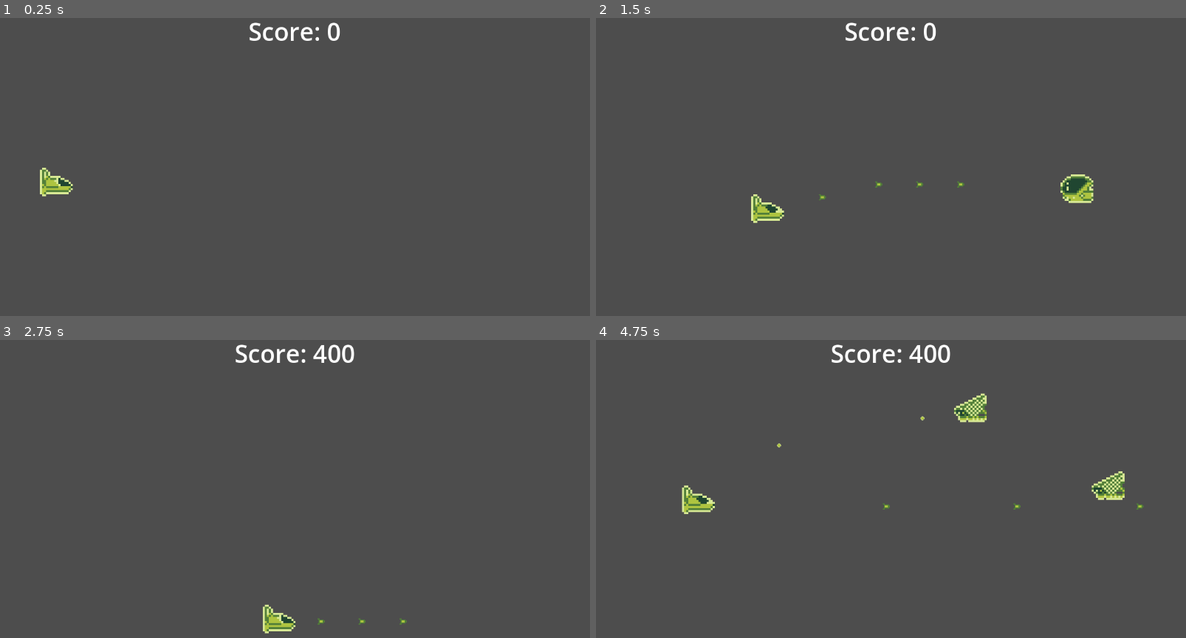
Above: before the commit, frames 1-4 (two rows, left to right).
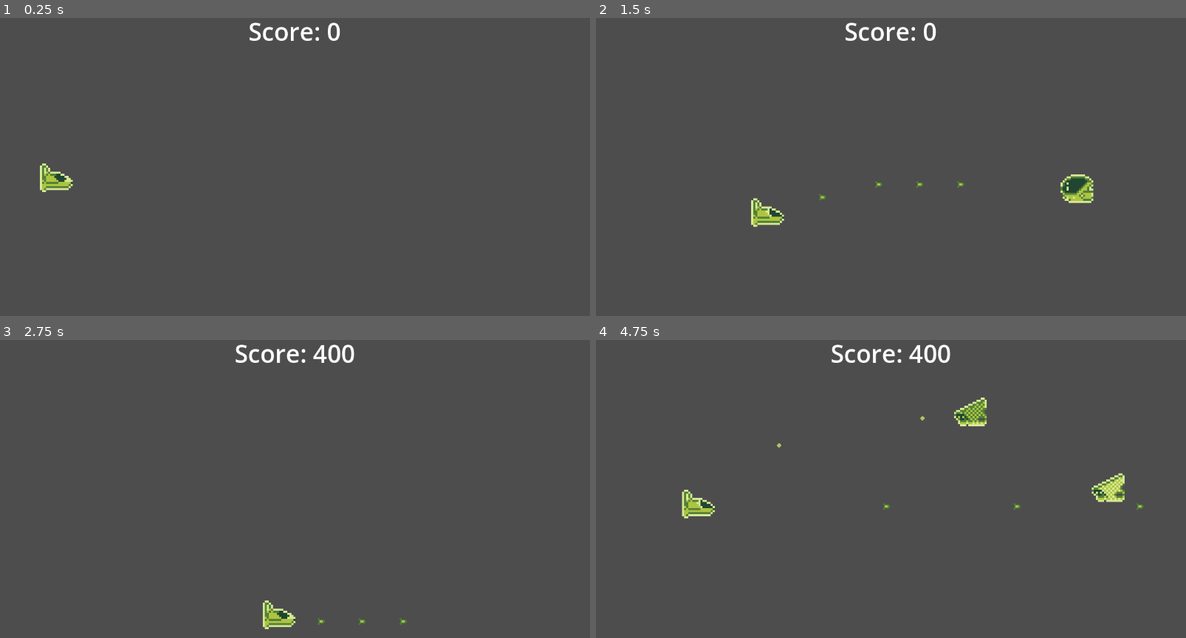
Above: after the commit, the same moments.

Repository: perimeterr/dds-shmup
Game: Godot game, scene res://scenes/game.tscn
Two runs of this game, one before a commit and one after it. Both use one fixed random seed, a clock stepped at 60 frames per second and the inputs below.
Inputs:
- Up to frame 1 (0.25 s): no input
- Up to frame 2 (1.5 s): hold D (right) 0.53-1.28 s; hold Space (shoot) 0.53-1.28 s; hold S (down) from 1.28 s (still down); tap Space (shoot) at 1.35 s
- Up to frame 3 (2.75 s): release S (down) at 2.03 s; hold D (right) from 2.03 s (still down); hold Space (shoot) from 2.03 s (still down)
- Up to frame 4 (4.75 s): release D (right) at 2.78 s; release Space (shoot) at 2.78 s; hold W (up) 2.78-3.53 s; tap Space (shoot) at 2.85, 4.35 s; hold Space (shoot) 3.53-4.28 s; hold A (left) from 3.53 s (still down)

The runs differ from the first frame. In frame 1, 0.3% of the frame differs, in the area x 6-13%, y 48-60%; in frame 2, 0.3%; in frame 3, 0.3%; in frame 4, 1.1%, in the area x 14-90%, y 17-60%.

Commit message:
added explosion animations

Diff:
--- a/scenes/enemy.tscn
+++ b/scenes/enemy.tscn
@@ -1,7 +1,23 @@
-[gd_scene load_steps=8 format=3 uid="uid://iw6lry61opgi"]
+[gd_scene load_steps=12 format=3 uid="uid://iw6lry61opgi"]
 
 [ext_resource type="Texture2D" uid="uid://3udk0sxm85ow" path="res://assets/spritesheet.png" id="1_7k104"]
 [ext_resource type="Script" uid="uid://2vmccyytxk7s" path="res://scripts/enemy.gd" id="1_md0e3"]
+
+[sub_resource type="AtlasTexture" id="AtlasTexture_md0e3"]
+atlas = ExtResource("1_7k104")
+region = Rect2(64, 32, 16, 16)
+
+[sub_resource type="AtlasTexture" id="AtlasTexture_4ra3w"]
+atlas = ExtResource("1_7k104")
+region = Rect2(80, 32, 16, 16)
+
+[sub_resource type="AtlasTexture" id="AtlasTexture_5uy6h"]
+atlas = ExtResource("1_7k104")
+region = Rect2(96, 32, 16, 16)
+
+[sub_resource type="AtlasTexture" id="AtlasTexture_c4w8v"]
+atlas = ExtResource("1_7k104")
+region = Rect2(112, 32, 16, 16)
 
 [sub_resource type="AtlasTexture" id="AtlasTexture_4gyqm"]
 atlas = ExtResource("1_7k104")
@@ -23,6 +39,23 @@
 animations = [{
 "frames": [{
 "duration": 1.0,
+"texture": SubResource("AtlasTexture_md0e3")
+}, {
+"duration": 1.0,
+"texture": SubResource("AtlasTexture_4ra3w")
+}, {
+"duration": 1.0,
+"texture": SubResource("AtlasTexture_5uy6h")
+}, {
+"duration": 1.0,
+"texture": SubResource("AtlasTexture_c4w8v")
+}],
+"loop": false,
+"name": &"explosion",
+"speed": 5.0
+}, {
+"frames": [{
+"duration": 1.0,
 "texture": SubResource("AtlasTexture_4gyqm")
 }, {
 "duration": 1.0,
@@ -35,11 +68,11 @@
 "texture": SubResource("AtlasTexture_epg4t")
 }],
 "loop": true,
-"name": &"new_animation",
+"name": &"idle",
 "speed": 5.0
 }]
 
-[node name="Enemy" type="Area2D"]
+[node name="Enemy2" type="Area2D"]
 scale = Vector2(4, 4)
 collision_layer = 2
 collision_mask = 5
@@ -49,10 +82,8 @@
 
 [node name="AnimatedSprite2D" type="AnimatedSprite2D" parent="."]
 sprite_frames = SubResource("SpriteFrames_3yqyl")
-animation = &"new_animation"
-autoplay = "default"
-frame = 2
-frame_progress = 0.721514
+animation = &"explosion"
+autoplay = "idle"
 
 [node name="CollisionPolygon2D" type="CollisionPolygon2D" parent="."]
 polygon = PackedVector2Array(7.5, -7.25, 8, -2, 7.75, 5, 6.25, 6.25, -4.75, 6.25, -7.75, 1.5, -7.75, -0.75, 5.25, -7.75)
--- a/scenes/enemy2.tscn
+++ b/scenes/enemy2.tscn
@@ -19,6 +19,22 @@
 atlas = ExtResource("2_3neu4")
 region = Rect2(112, 16, 16, 16)
 
+[sub_resource type="AtlasTexture" id="AtlasTexture_lsk8u"]
+atlas = ExtResource("2_3neu4")
+region = Rect2(64, 32, 16, 16)
+
+[sub_resource type="AtlasTexture" id="AtlasTexture_thqno"]
+atlas = ExtResource("2_3neu4")
+region = Rect2(80, 32, 16, 16)
+
+[sub_resource type="AtlasTexture" id="AtlasTexture_l4k25"]
+atlas = ExtResource("2_3neu4")
+region = Rect2(96, 32, 16, 16)
+
+[sub_resource type="AtlasTexture" id="AtlasTexture_slk5t"]
+atlas = ExtResource("2_3neu4")
+region = Rect2(112, 32, 16, 16)
+
 [sub_resource type="SpriteFrames" id="SpriteFrames_lsk8u"]
 animations = [{
 "frames": [{
@@ -37,6 +53,23 @@
 "loop": true,
 "name": &"default",
 "speed": 5.0
+}, {
+"frames": [{
+"duration": 1.0,
+"texture": SubResource("AtlasTexture_lsk8u")
+}, {
+"duration": 1.0,
+"texture": SubResource("AtlasTexture_thqno")
+}, {
+"duration": 1.0,
+"texture": SubResource("AtlasTexture_l4k25")
+}, {
+"duration": 1.0,
+"texture": SubResource("AtlasTexture_slk5t")
+}],
+"loop": false,
+"name": &"explosion",
+"speed": 5.0
 }]
 
 [node name="Enemy" instance=ExtResource("1_wc7mj")]
@@ -47,9 +80,7 @@
 
 [node name="AnimatedSprite2D" parent="." index="0"]
 sprite_frames = SubResource("SpriteFrames_lsk8u")
-animation = &"default"
-frame = 0
-frame_progress = 0.0
+autoplay = "default"
 
 [node name="CollisionPolygon2D" parent="." index="1"]
 polygon = PackedVector2Array(3.25, -5.75, 8, -2, 7.75, 5, 6.5, 7.5, -3.5, 7.75, -7.5, 2.25, -7.75, -0.75, -3.5, -5.5)
--- a/scenes/player.tscn
+++ b/scenes/player.tscn
@@ -1,7 +1,23 @@
-[gd_scene load_steps=8 format=3 uid="uid://b2axk4v2o8175"]
+[gd_scene load_steps=12 format=3 uid="uid://b2axk4v2o8175"]
 
 [ext_resource type="Texture2D" uid="uid://3udk0sxm85ow" path="res://assets/spritesheet.png" id="1_3vyb7"]
 [ext_resource type="Script" uid="uid://udp8a61tcjs4" path="res://scripts/player.gd" id="1_g2els"]
+
+[sub_resource type="AtlasTexture" id="AtlasTexture_g2els"]
+atlas = ExtResource("1_3vyb7")
+region = Rect2(32, 16, 16, 16)
+
+[sub_resource type="AtlasTexture" id="AtlasTexture_fjrip"]
+atlas = ExtResource("1_3vyb7")
+region = Rect2(32, 32, 16, 16)
+
+[sub_resource type="AtlasTexture" id="AtlasTexture_smehm"]
+atlas = ExtResource("1_3vyb7")
+region = Rect2(32, 48, 16, 16)
+
+[sub_resource type="AtlasTexture" id="AtlasTexture_ur7pv"]
+atlas = ExtResource("1_3vyb7")
+region = Rect2(32, 64, 16, 16)
 
 [sub_resource type="AtlasTexture" id="AtlasTexture_qhqgy"]
 atlas = ExtResource("1_3vyb7")
@@ -21,6 +37,23 @@
 
 [sub_resource type="SpriteFrames" id="SpriteFrames_fjrip"]
 animations = [{
+"frames": [{
+"duration": 1.0,
+"texture": SubResource("AtlasTexture_g2els")
+}, {
+"duration": 1.0,
+"texture": SubResource("AtlasTexture_fjrip")
+}, {
+"duration": 1.0,
+"texture": SubResource("AtlasTexture_smehm")
+}, {
+"duration": 1.0,
+"texture": SubResource("AtlasTexture_ur7pv")
+}],
+"loop": false,
+"name": &"explosion",
+"speed": 5.0
+}, {
 "frames": [{
 "duration": 1.0,
 "texture": SubResource("AtlasTexture_qhqgy")
@@ -47,10 +80,8 @@
 
 [node name="AnimatedSprite2D" type="AnimatedSprite2D" parent="."]
 sprite_frames = SubResource("SpriteFrames_fjrip")
-animation = &"idle"
+animation = &"explosion"
 autoplay = "idle"
-frame = 1
-frame_progress = 0.823003
 
 [node name="CollisionPolygon2D" type="CollisionPolygon2D" parent="."]
 polygon = PackedVector2Array(-7.75, 5, 6, 5, 8, 3, 8, 0.25, 1.25, -4, -3, -4, -3, -6, -5, -8, -7, -8, -8, -7, -8, 4.75)
--- a/scripts/enemy.gd
+++ b/scripts/enemy.gd
@@ -11,6 +11,7 @@
 @export var enemy_type = 1
 
 @onready var bullet_spawn  = $BulletSpawn
+@onready var animated_sprite = $AnimatedSprite2D
 
 var enemy_bullet_scene = preload("res://scenes/enemy_bullet.tscn")
 var time: float
@@ -41,6 +42,10 @@
 func take_damage(amount):
 	hp -= amount
 	if hp <= 0:
+		animated_sprite.animation = "explosion"
+		var tween = create_tween()
+		tween.tween_property(animated_sprite, "scale", Vector2(1,1), 0.1)
+		await tween.finished
 		killed.emit(points)
 		die()
 
--- a/scripts/player.gd
+++ b/scripts/player.gd
@@ -7,6 +7,7 @@
 @export var hp = 5
 
 @onready var bullet_spawn  = $BulletSpawn
+@onready var animated_sprite = $AnimatedSprite2D
 
 var bullet_scene = preload("res://scenes/bullet.tscn")
 
@@ -41,5 +42,8 @@
 func take_damage(amount):
 	hp -= amount
 	if hp <= 0:
+		animated_sprite.animation = "explosion"
+		var tween = create_tween()
+		tween.tween_property(animated_sprite, "scale", Vector2(2,2), 0.1)
+		await tween.finished
 		die()
-	print(hp)
Not shown: 1 places in scenes/enemy2.tscn that only renumber resources
Not shown: 1 places in scenes/enemy_bullet.tscn that only renumber resources
